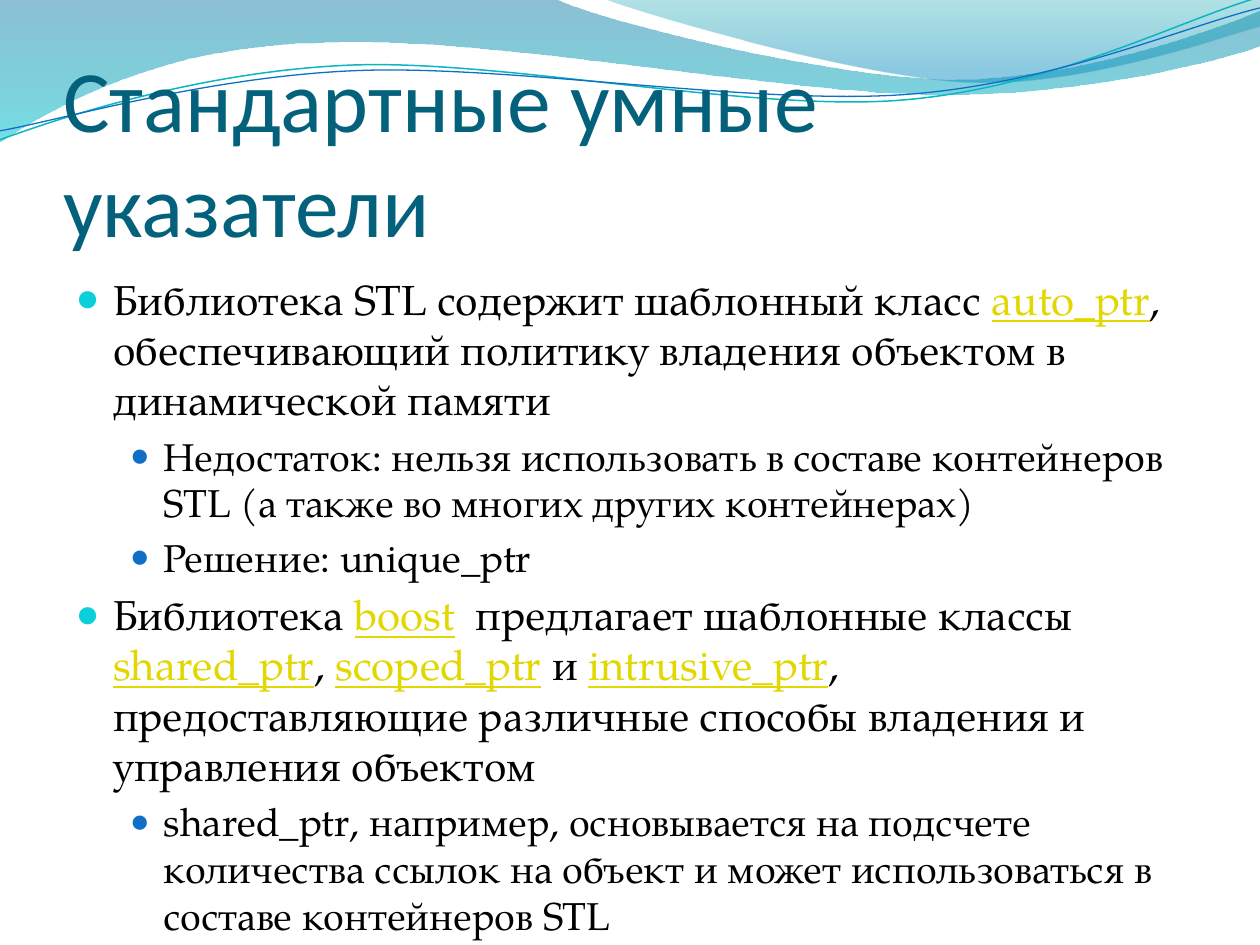
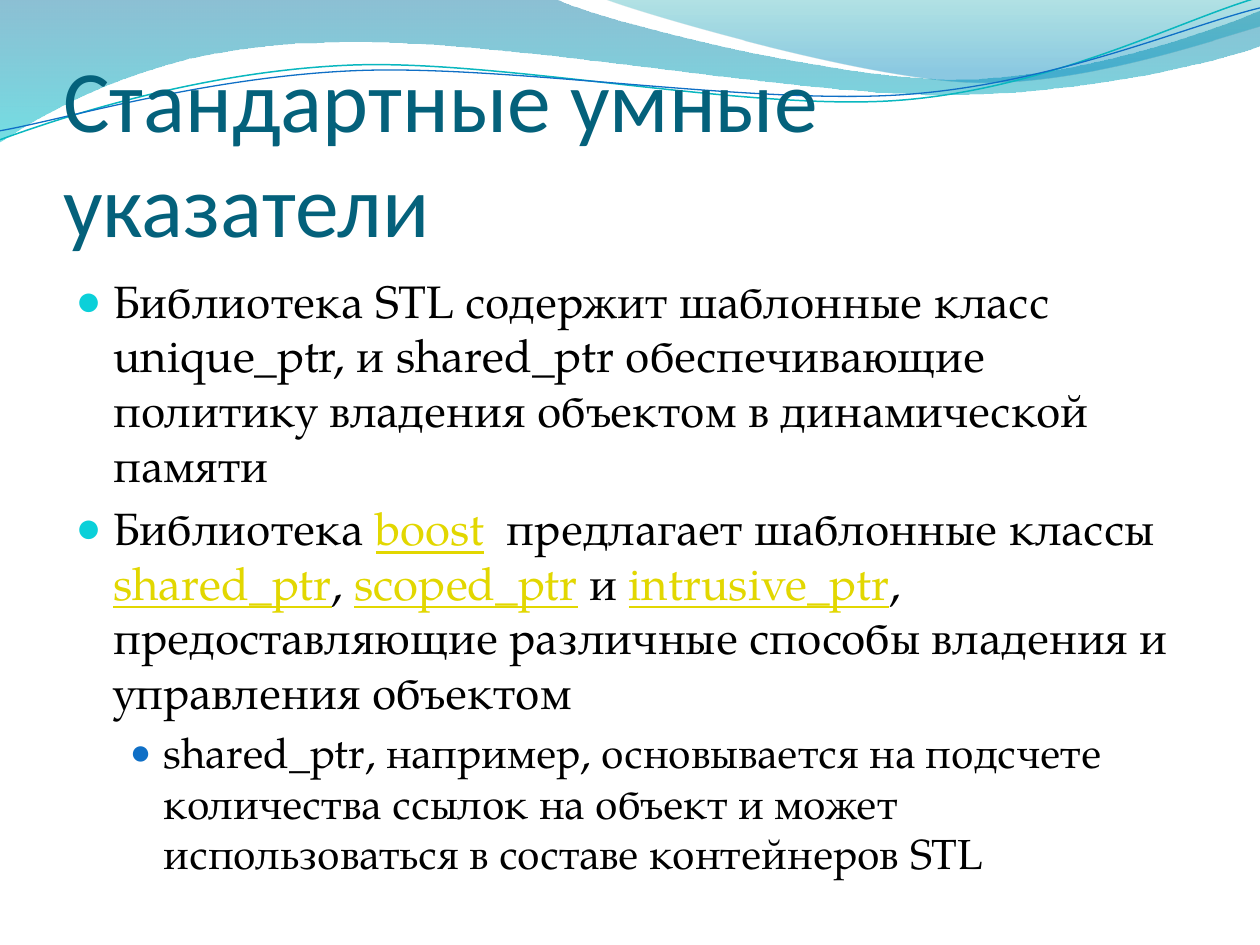
Before and after one commit to alexey-malov/oop, a slide deck: slide 35 of lectures/04/Дружественные функции и классы. Перегрузка операций.pptx. Drawn at 1260x945 pixels with LibreOffice and Linux fonts; fonts in the diff are those of the drawing; background and template pictures are left out. Boxes give left, top, right and bottom in pixels: in the first picture for what was removed or moved away, otherwise in the second. Text is boxed around its words. In the diff, an @@ line names an element or a change of style, - is before the commit and + after.

```diff
--- a/lectures/04/Дружественные функции и классы. Перегрузка операций.pptx
+++ b/lectures/04/Дружественные функции и классы. Перегрузка операций.pptx
@@ text at <box>113,285,1089,483</box>: text changed; size 22.2 to 26 pt @@
-● Библиотека STL содержит шаблонный класс auto_ptr, обеспечивающий политику владения объектом в динамической памяти
-  ● Недостаток: нельзя использовать в составе контейнеров STL (а также во многих других контейнерах)
-  ● Решение: unique_ptr
+● Библиотека STL содержит шаблонные класс unique_ptr, и shared_ptr обеспечивающие политику владения объектом в динамической памяти
@@ text at <box>113,512,1168,880</box>: size 24.1 to 26 pt in "Библиотека boost предлагает шаблонные классы shared_ptr, sco ..."; size 22.2 to 24 pt in "shared_ptr, например, основывается на подсчете количества сс ..." @@
```
Also in this commit, not shown: 2 other slides changed.
